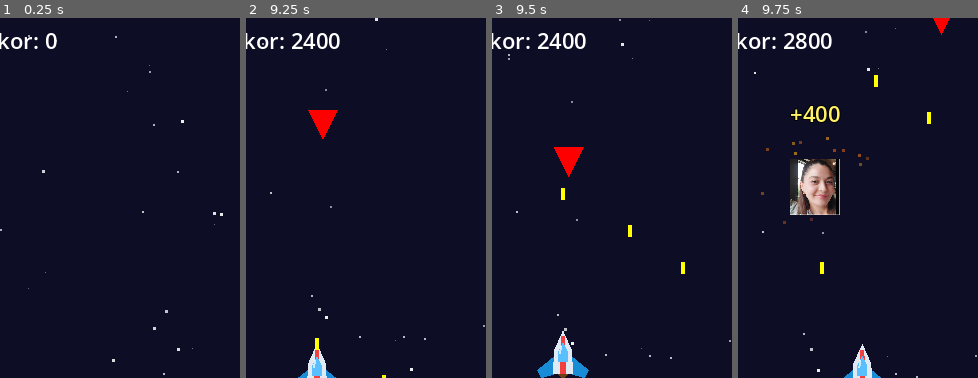
Above: before the commit, frames 1-4 (left to right).
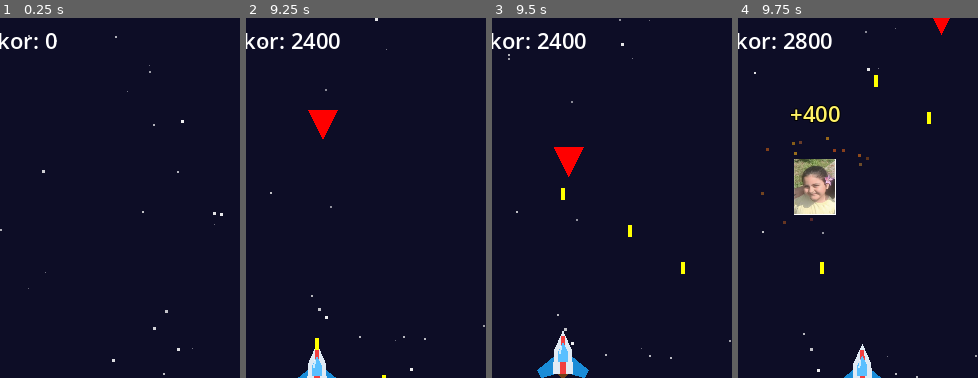
Above: after the commit, the same moments.

Repository: RmznBDY/uzay-atis-oyunu
Game: Godot game, scene res://main.tscn
Same seed, same stepped clock (60 frames per second), same inputs: the game is played once before the commit and once after it.
Inputs (mouse positions are % of the whole screen's width and height, from its top left):
- Up to frame 1 (0.25 s): no input
- Up to frame 2 (9.25 s): tap Enter (ui_accept) at 0.5, 0.77, 3.77, 6.77 s; move the mouse to (72, 45) at 0.52 s; hold Right (ui_right) 0.53-1.25 s; click (72, 45) at 0.67 s; drag from (30, 55) to (45, 70) at 1.27 s; move the mouse to (60, 28) at 2.02 s; hold Right (ui_right) 2.03-2.75 s; drag from (45, 70) to (20, 35) at 2.77 s; move the mouse to (80, 65) at 3.52 s; hold Left (ui_left) 3.53-4.25 s; drag from (20, 35) to (35, 25) at 4.27 s; move the mouse to (55, 50) at 5.02 s; hold Down (ui_down) 5.03-5.75 s; click (55, 50) at 5.17 s; drag from (35, 25) to (30, 55) at 5.77 s; move the mouse to (72, 45) at 6.52 s; hold Up (ui_up) 6.53-7.25 s; drag from (30, 55) to (45, 70) at 7.27 s; move the mouse to (60, 28) at 8.02 s; hold Down (ui_down) 8.03-8.75 s; drag from (45, 70) to (20, 35) at 8.77 s
- Up to frame 3 (9.5 s): no input
- Up to frame 4 (9.75 s): move the mouse to (80, 65) at 9.52 s; hold Up (ui_up) from 9.53 s (still down); click (80, 65) at 9.67 s
The pictures show only the part of the screen within x 5-55%, y 0-50%; the shares and areas given below are measured in that part.

Frames 1-3 are identical in both runs. In frame 4, 3.0% of the frame differs, in the area x 21-43%, y 39-55%.

Commit message:
Sik gorunen foto Adsiz3 olarak degistirildi

Diff:
--- a/main.gd
+++ b/main.gd
@@ -30,7 +30,7 @@
 	"Adsız5.png": 1000,
 }
 const PHOTO_WEIGHTS = {
-	"Adsız5.png": 2,
+	"Adsız3.png": 2,
 }
 const PLAYER_MIN_Y = 220.0
 const PLAYER_MAX_Y = SCREEN_HEIGHT - 30.0
Not shown, changed: docs/index.pck
